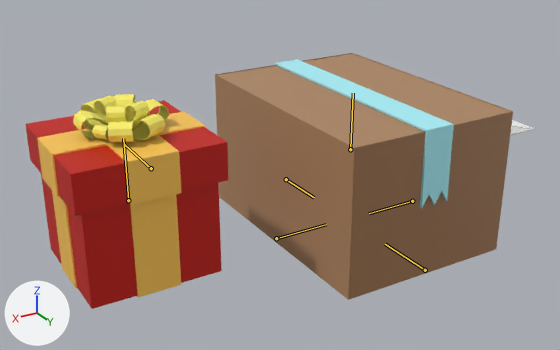
The Blender file Assets/Player Assets.blend, before and after one commit.
The view is the same before and after, from a camera (50 mm lens) standing at (0.941, 1.269, 0.615) and looking at (0.195, 0.026, -0.007). Every picture has the same lights, and +X, +Y and +Z are marked at lower left. The bones that bend it are drawn over the model as lines.

In view in the first picture: 'box_cover', 'gift_base', 'gift_top'.
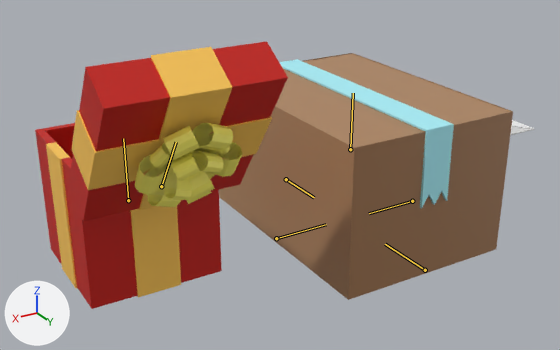
The newer file adds an action. The first version stands in its rest pose; the second is drawn at frame 1 of the action 'gift_close'.

Location of each change, [x1, y1, x2, y2] in pixels of the pictures (560 x 350 px):
'gift_top', posed (8% wider, 48% taller): before [25, 94, 228, 216]; after [69, 41, 288, 222]
bone 'Bone.001', root to tip: before (151, 168) to (124, 144); after (161, 186) to (176, 142)

The change in detail:
Bone 'Bone.001' (bone_bone_001) moves from (0.0, 0.0, 0.0) to (-0.0153, -0.0437, 0.0012).
Bone 'Bone.001' (bone_bone_001) turns from (0, 0, 0) to (0, 0, -124) degrees about its own x, y and z.
